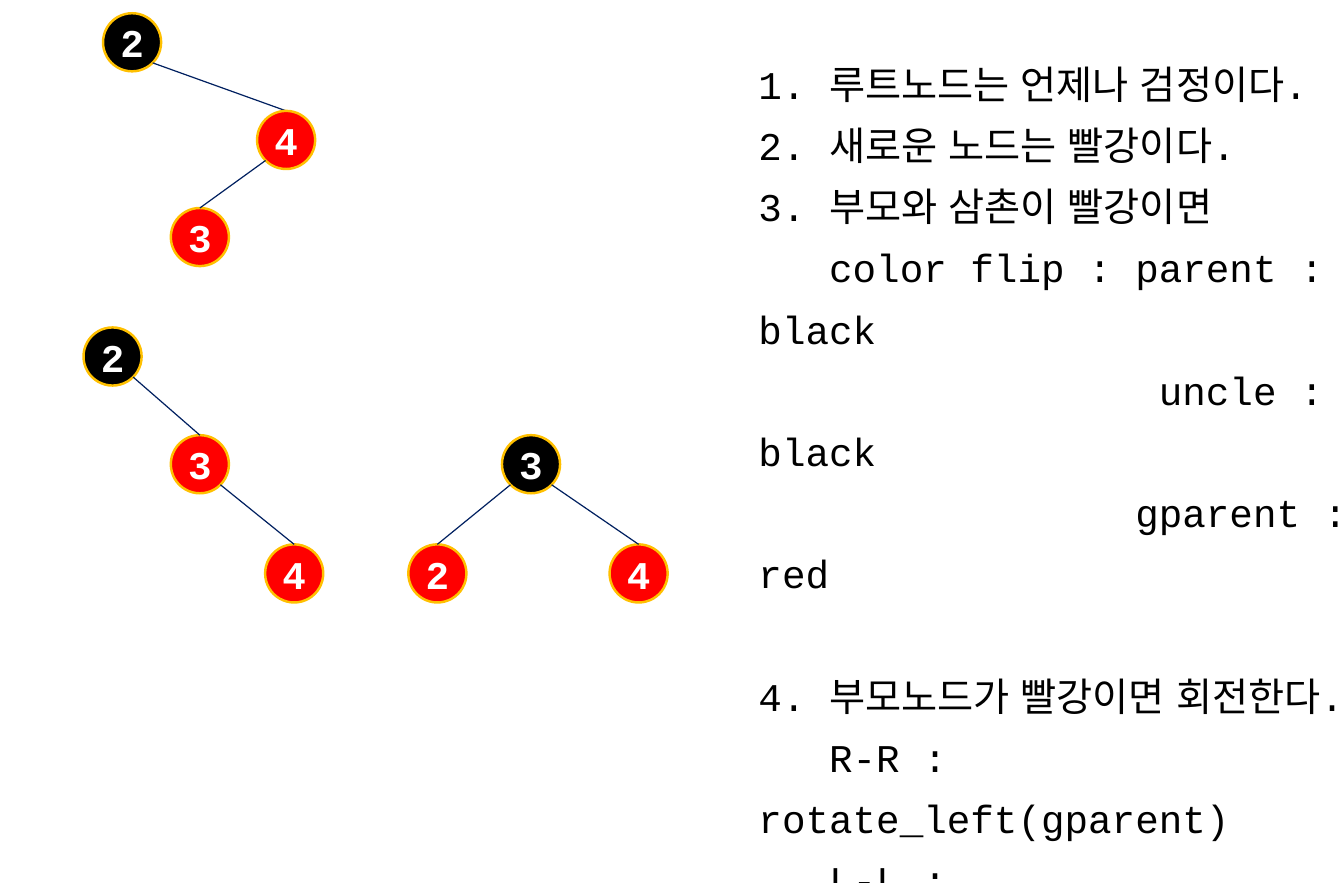
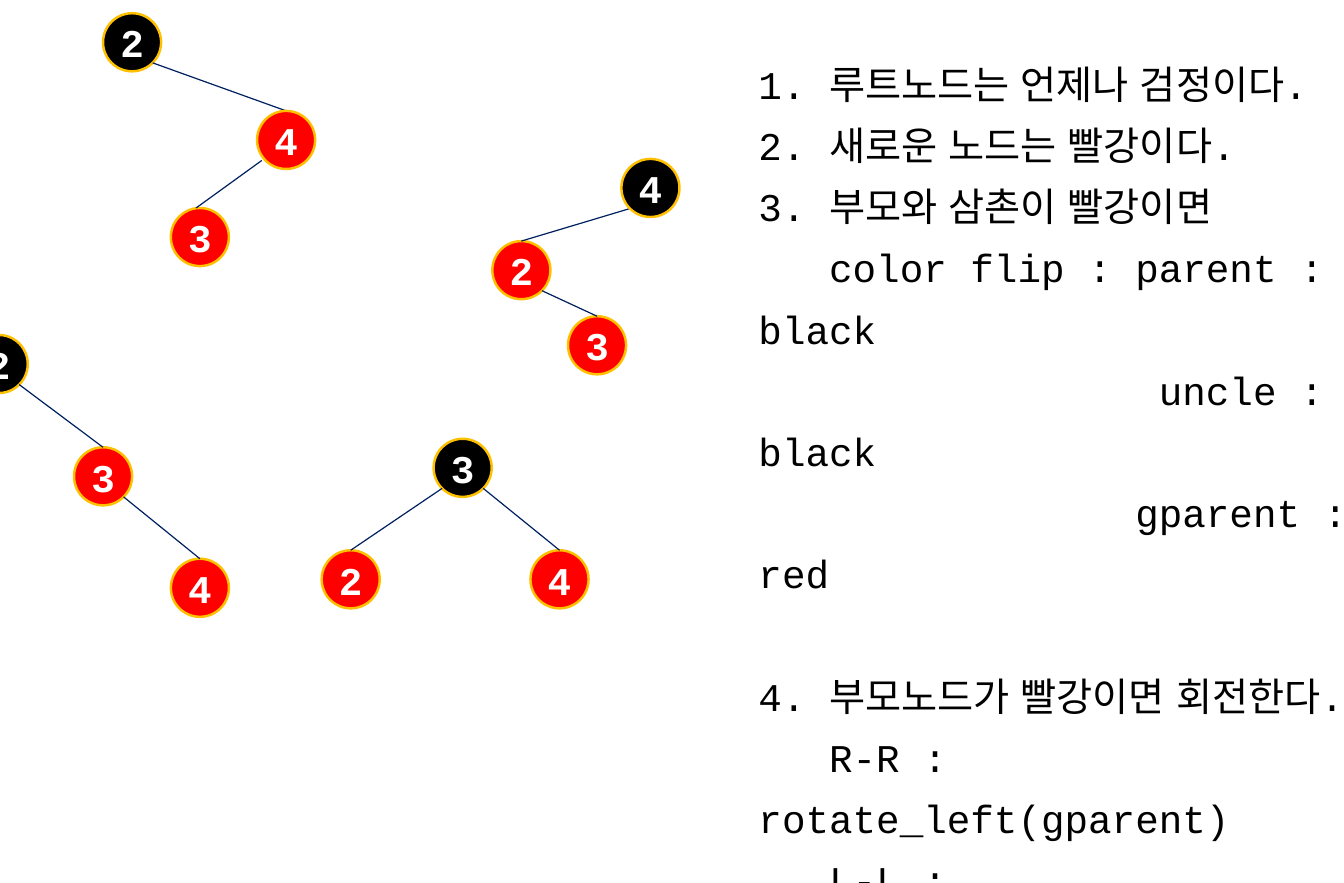
Before and after one commit to imguru-mooc/RTOS_uCOSII, a slide deck: slide 177 of RTOS.pptx (slide 153 before the commit). Drawn at 1344x883 pixels with LibreOffice and Linux fonts; fonts in the diff are those of the drawing. Boxes give left, top, right and bottom in pixels: in the first picture for what was removed or moved away, otherwise in the second. Text is boxed around its words. In the diff, an @@ line names an element or a change of style, - is before the commit and + after.

```diff
--- a/RTOS.pptx
+++ b/RTOS.pptx
@@ line moved from (200, 208) - (266, 160) to (197, 208) - (261, 160) @@
@@ ellipse added at (621,159,679,217), fill #000000, outline #FFC000 1.5 pt, 24 pt, text #FFFFFF, bold @@
+4
@@ line added from (521, 241) to (630, 208), #002060 0.75 pt @@
@@ ellipse added at (492,241,550,299), fill #FF0000, outline #FFC000 1.5 pt, 24 pt, text #FFFFFF, bold @@
+2
@@ line added from (597, 317) to (541, 291), #002060 0.75 pt @@
@@ ellipse added at (568,317,626,374), fill #FF0000, outline #FFC000 1.5 pt, 24 pt, text #FFFFFF, bold @@
+3
@@ ellipse "2": place and size @@
-ellipse "2" at (84,327,141,385)
+ellipse "2" at (0,335,27,393)
@@ line moved from (133, 377) - (200, 435) to (19, 385) - (104, 447) @@
@@ ellipse "3": place and size @@
-ellipse "3" at (171,435,228,493)
+ellipse "3" at (74,447,132,505)
@@ ellipse "3": place and size @@
-ellipse "3" at (503,435,560,493)
+ellipse "3" at (433,439,491,497)
@@ line moved from (220, 485) - (294, 544) to (200, 559) - (124, 497) @@
@@ line moved from (552, 485) - (639, 544) to (351, 550) - (443, 488) @@
@@ line moved from (438, 544) - (511, 485) to (559, 550) - (484, 488) @@
@@ ellipse "4": place and size @@
-ellipse "4" at (265,544,322,601)
+ellipse "4" at (171,559,228,617)
@@ ellipse "2": place and size @@
-ellipse "2" at (408,544,466,601)
+ellipse "2" at (321,550,379,607)
@@ ellipse "4": place and size @@
-ellipse "4" at (610,544,667,601)
+ellipse "4" at (531,550,588,607)
```
Also in this commit, not shown: 63 other slides changed, 28 slides added, 4 slides removed.
